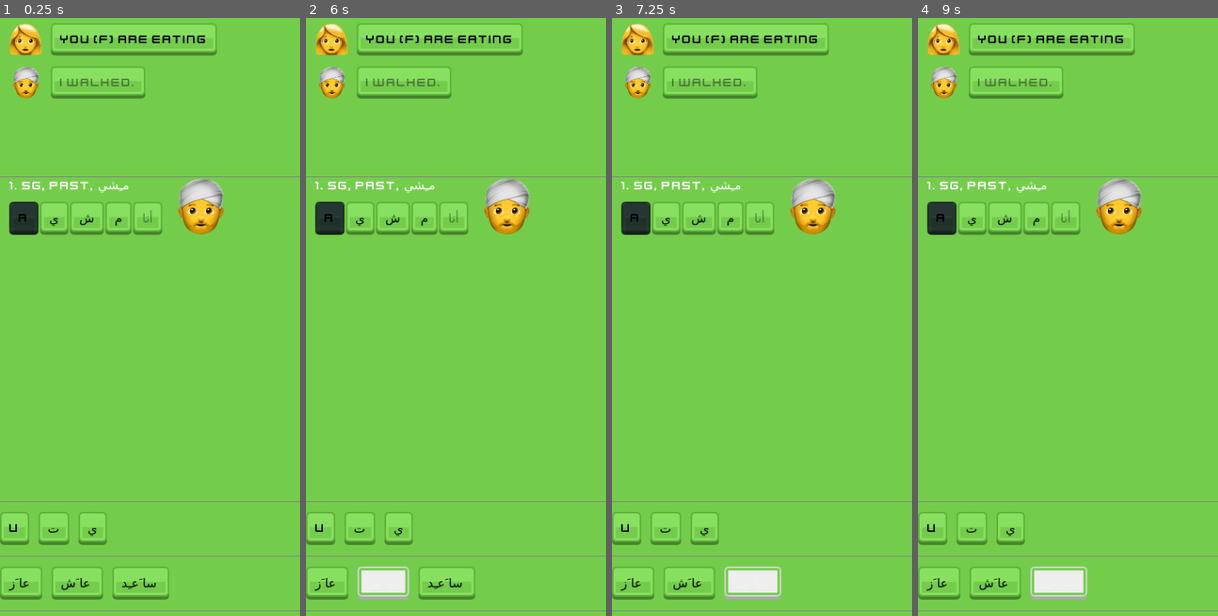
Above: before the commit, frames 1-4 (left to right).
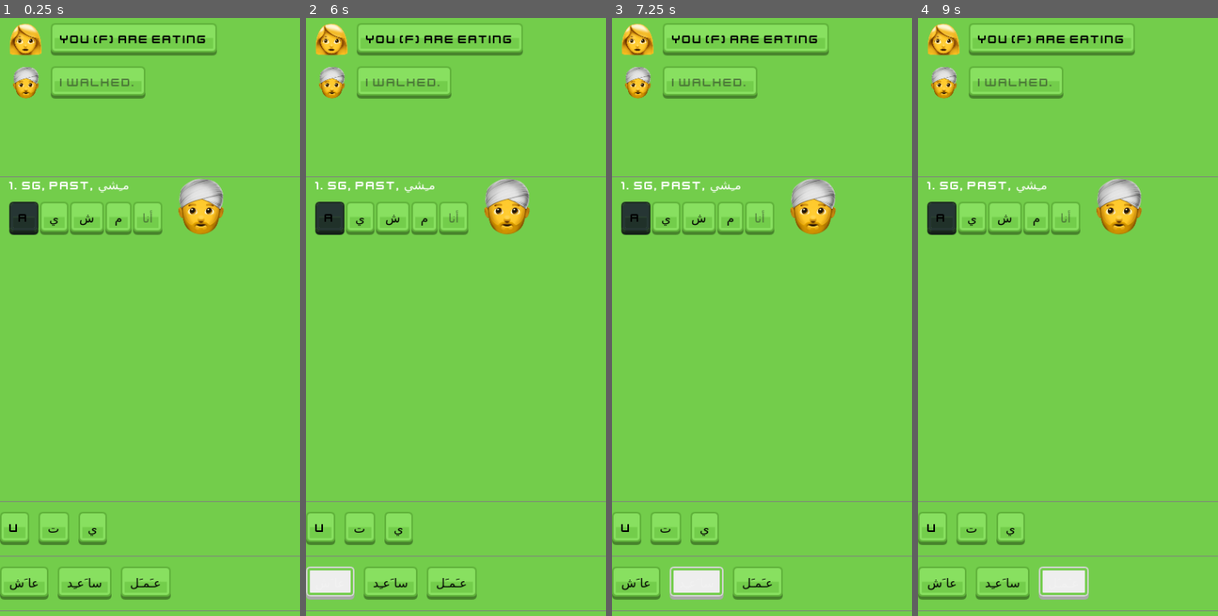
Above: after the commit, the same moments.

Repository: koljapluemer/cooking-conjugator
Game: Godot game, scene res://scenes/ui.tscn
The game is run twice, just before and just after one commit, with the same random seed, the same clock (stepped at 60 frames per second) and the same inputs.
Inputs (mouse positions are in pixels of both pictures, inside the frame that each line leads up to):
- Up to frame 1 (0.25 s): no input
- Up to frame 2 (6 s): click "ي" at 0.5 s; click "ش" at 1.25 s; click "م" at 2 s; click "U" at 2.75 s; click "ت" at 3.5 s; click "ي" at 4.25 s; click (327, 580) at 5 s, where only the run before the commit has a clickable "عا َز"; click "عا َش" at 5.75 s
- Up to frame 3 (7.25 s): click "سا َعـِد" at 6.5 s
- Up to frame 4 (9 s): click "you (f) are eating" at 7.25 s; click "A" at 8 s; click (1065, 580) at 8.75 s, where only the run after the commit has a clickable "عـَمـَل"

The runs differ from the first frame. In frame 1, 0.6% of the frame differs, in the area x 2-57%, y 91-98%; in frame 2, 1.8%; in frame 3, 2.0%; in frame 4, 0.7%.

Commit message:
add POC for dding random words to belt

Diff:
--- /dev/null
+++ b/scenes/sushi_word.tscn
@@ -0,0 +1,4 @@
+[gd_scene format=3 uid="uid://5kiegpurwu7v"]
+
+[node name="SushiWord" type="Button"]
+text = " عا َز"
--- a/scenes/ui.tscn
+++ b/scenes/ui.tscn
@@ -161,19 +161,19 @@
 [node name="HSeparator3" type="HSeparator" parent="VBoxContainer/Belts"]
 layout_mode = 2
 
-[node name="Letters" type="HBoxContainer" parent="VBoxContainer/Belts"]
+[node name="SushiLetters" type="HBoxContainer" parent="VBoxContainer/Belts"]
 layout_mode = 2
 
-[node name="l4" type="Button" parent="VBoxContainer/Belts/Letters"]
+[node name="l4" type="Button" parent="VBoxContainer/Belts/SushiLetters"]
 layout_mode = 2
 text = "ي"
 script = ExtResource("5_34g6n")
 
-[node name="l2" type="Button" parent="VBoxContainer/Belts/Letters"]
+[node name="l2" type="Button" parent="VBoxContainer/Belts/SushiLetters"]
 layout_mode = 2
 text = "ت"
 
-[node name="l3" type="Button" parent="VBoxContainer/Belts/Letters"]
+[node name="l3" type="Button" parent="VBoxContainer/Belts/SushiLetters"]
 layout_mode = 2
 text = "ي"
 
@@ -181,20 +181,8 @@
 custom_minimum_size = Vector2(0, 2)
 layout_mode = 2
 
-[node name="Words" type="HBoxContainer" parent="VBoxContainer/Belts"]
+[node name="SushiWords" type="HBoxContainer" parent="VBoxContainer/Belts"]
 layout_mode = 2
-
-[node name="l4" type="Button" parent="VBoxContainer/Belts/Words"]
-layout_mode = 2
-text = " عا َز"
-
-[node name="l2" type="Button" parent="VBoxContainer/Belts/Words"]
-layout_mode = 2
-text = " عا َش"
-
-[node name="l3" type="Button" parent="VBoxContainer/Belts/Words"]
-layout_mode = 2
-text = " سا َعـِد"
 
 [node name="HSeparator" type="HSeparator" parent="VBoxContainer/Belts"]
 layout_mode = 2
--- a/scripts/game_manager.gd
+++ b/scripts/game_manager.gd
@@ -3,6 +3,9 @@
 const EXERCISES_PATH = "res://data/exercises_4.json"
 var exercises = []
 var verbs = []
+
+const SUSHI_WORD = preload("res://scenes/sushi_word.tscn")
+@onready var sushi_words: HBoxContainer = $VBoxContainer/Belts/SushiWords
 
 func _ready() -> void:
 	var raw_exercise_list = load_json_file(EXERCISES_PATH)
@@ -23,7 +26,7 @@
 		var new_exercise = Exercise.new()
 		new_exercise.set_values(exercise, verb)
 		exercises.append(new_exercise)
-	print(exercises)
+	generate_random_sushi_words(3)
 
 func load_json_file(file_path: String):
 	if FileAccess.file_exists(file_path):
@@ -32,3 +35,15 @@
 		return parsedResult
 	else:
 		print("File does not exist")
+
+
+func generate_random_sushi_words(nr_of_words: int) -> Array:
+	var random_verbs = []
+	for i in range(nr_of_words):
+		var random_verb = verbs[randi() % verbs.size()]
+		random_verbs.append(random_verb)
+		# create sushi_word
+		var sushi_word = SUSHI_WORD.instantiate()
+		sushi_word.text = random_verb.eg_script
+		sushi_words.add_child(sushi_word)
+	return random_verbs
